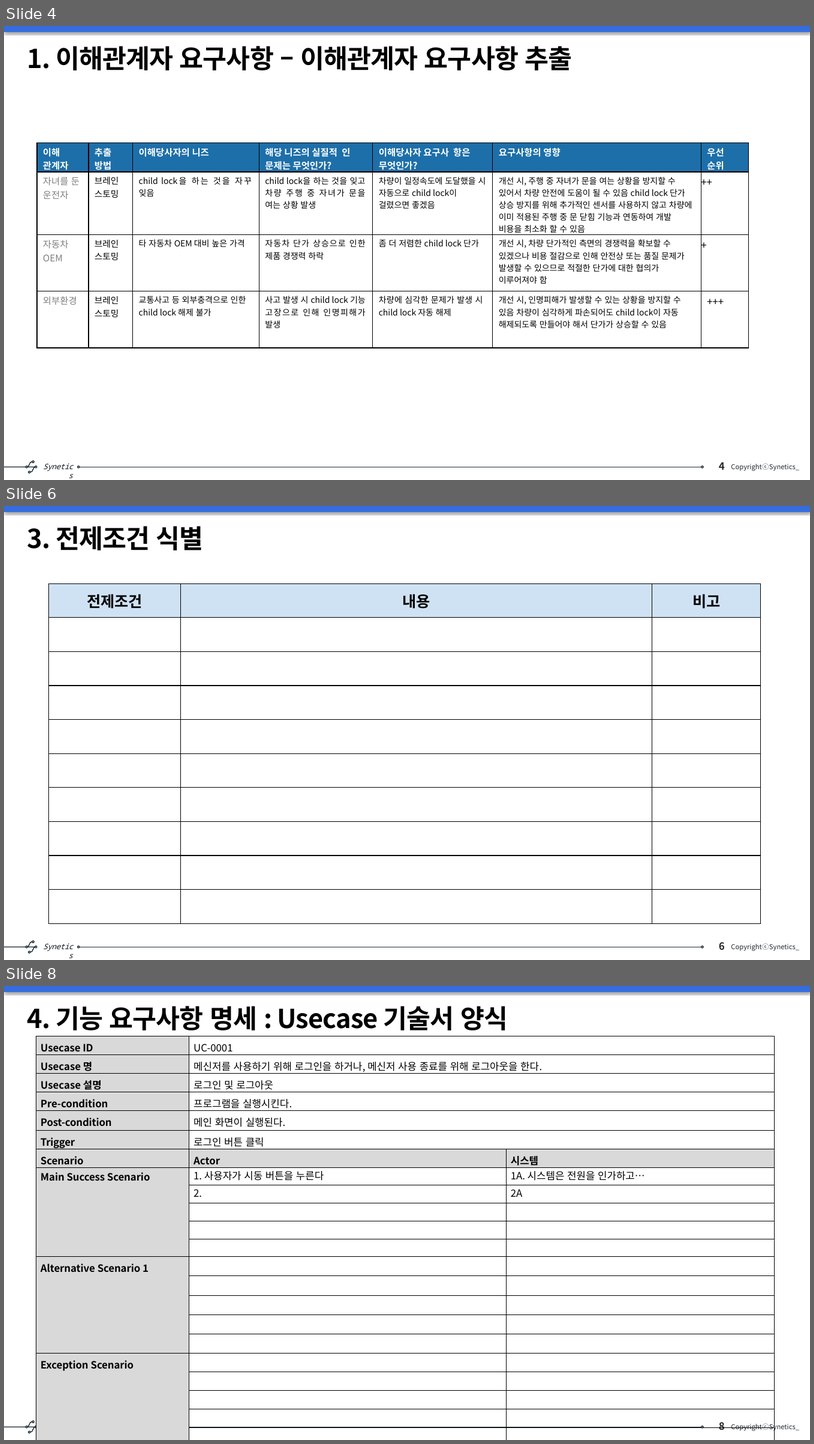
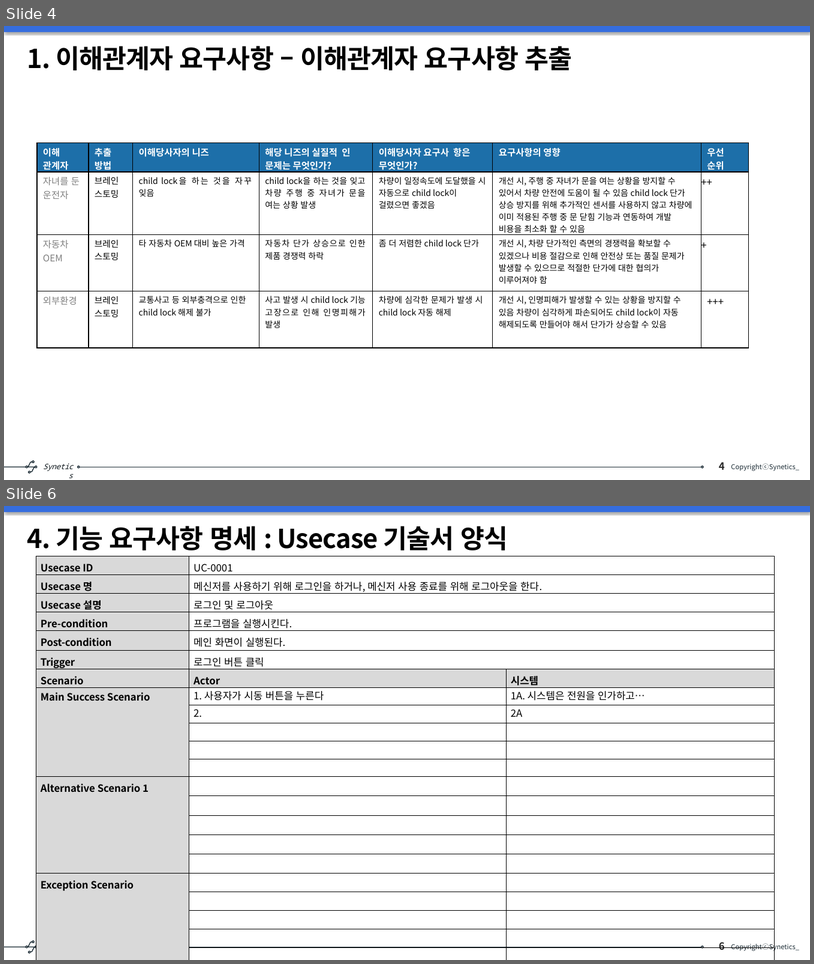
Before and after one commit to s-eunbi-kim/SeSSAC_202501, a slide deck: 01_요구사항 실습/SW 요구사항 분석 및 설계_3조.pptx. Shown one above the other, each under a label of ours: slides 4, 6 and 8 before the commit, slides 4 and 6 after it; the slides between them are not shown. The pictures are 814x1444 and 814x964 pixels, drawn with LibreOffice and Linux fonts; fonts in the diff are those of the drawing. Boxes give left, top, right and bottom in pixels: in the first picture for what was removed or moved away, otherwise in the second. Text is boxed around its words. In the diff, an @@ line names an element or a change of style, - is before the commit and + after.

```diff
--- a/01_요구사항 실습/SW 요구사항 분석 및 설계_3조.pptx
+++ b/01_요구사항 실습/SW 요구사항 분석 및 설계_3조.pptx
@@ slide 6 removed at (x1=4, y1=506, x2=810, y2=960), background #FFFFFF; not listed: 14 template elements that a slide beside it also shows @@
@@ title removed at (x1=27, y1=526, x2=204, y2=550) @@
-3. 전제조건 식별
@@ table removed at (x1=49, y1=583, x2=761, y2=899), 10 rows, 3 columns @@
-전제조건 | 내용 | 비고
- |  | 
- |  | 
- |  | 
- |  | 
- |  | 
- |  | 
- |  | 
- |  | 
- |  | 
@@ what was slide 8 is now slide 6 @@
```
Also in this commit, not shown: 1 slide changed, 1 other slide removed.
